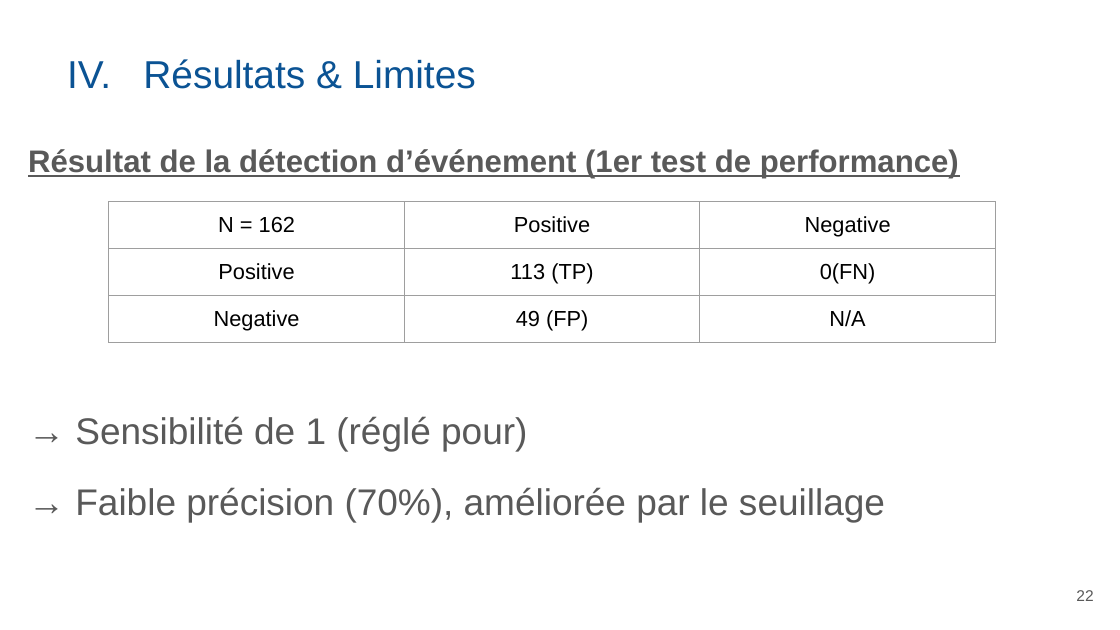
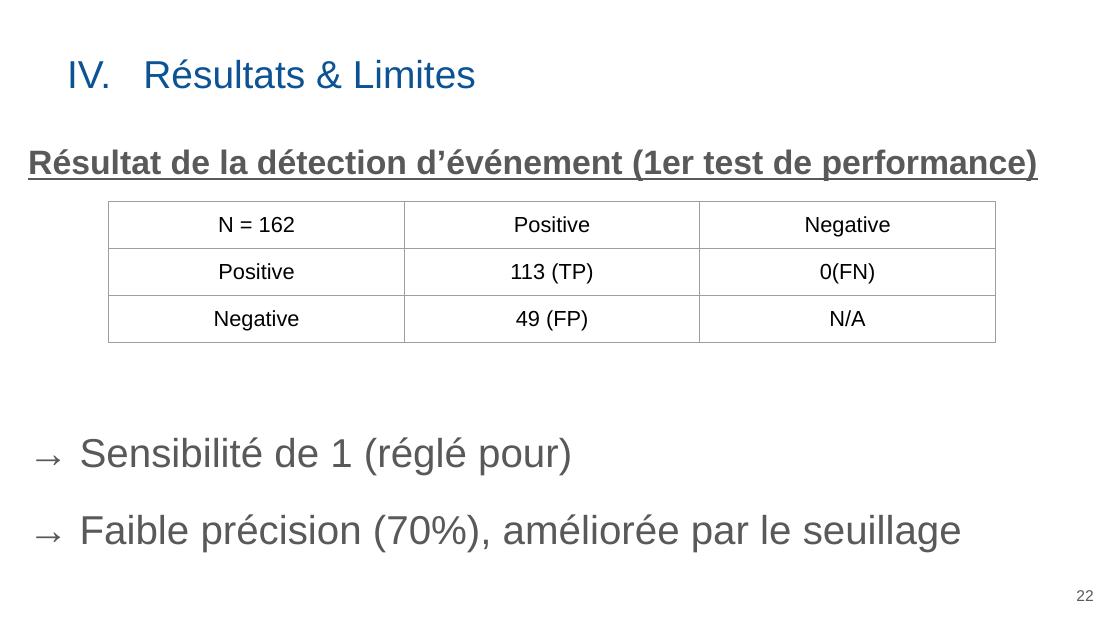
Before and after one commit to libcraps/SkateboardXXX3000, a slide deck: slide 22 of 00 - Documentation/Rendu final/Skate_LIBAULT_DOUXAMI.pptx. Drawn at 1120x630 pixels with LibreOffice and Linux fonts; fonts in the diff are those of the drawing. Boxes give left, top, right and bottom in pixels: in the first picture for what was removed or moved away, otherwise in the second. Text is boxed around its words. In the diff, an @@ line names an element or a change of style, - is before the commit and + after.

```diff
--- a/00 - Documentation/Rendu final/Skate_LIBAULT_DOUXAMI.pptx
+++ b/00 - Documentation/Rendu final/Skate_LIBAULT_DOUXAMI.pptx
@@ subtitle "Résultat de la détection d’événement ..." at <box>28,149,1038,552</box>: size 20 to 21.7 pt in "Résultat de la détection d’événement (1er test ..."; size 23.8 to 25.9 pt in "→ Sensibilité de 1 (réglé pour)", "→ Faible précision (70%), améliorée par le ..." @@
@@ table: place and size @@
-table at <box>109,202,996,569</box>
+table at <box>109,202,996,347</box>
```
Also in this commit, not shown: 14 other slides changed, 2 other files.
